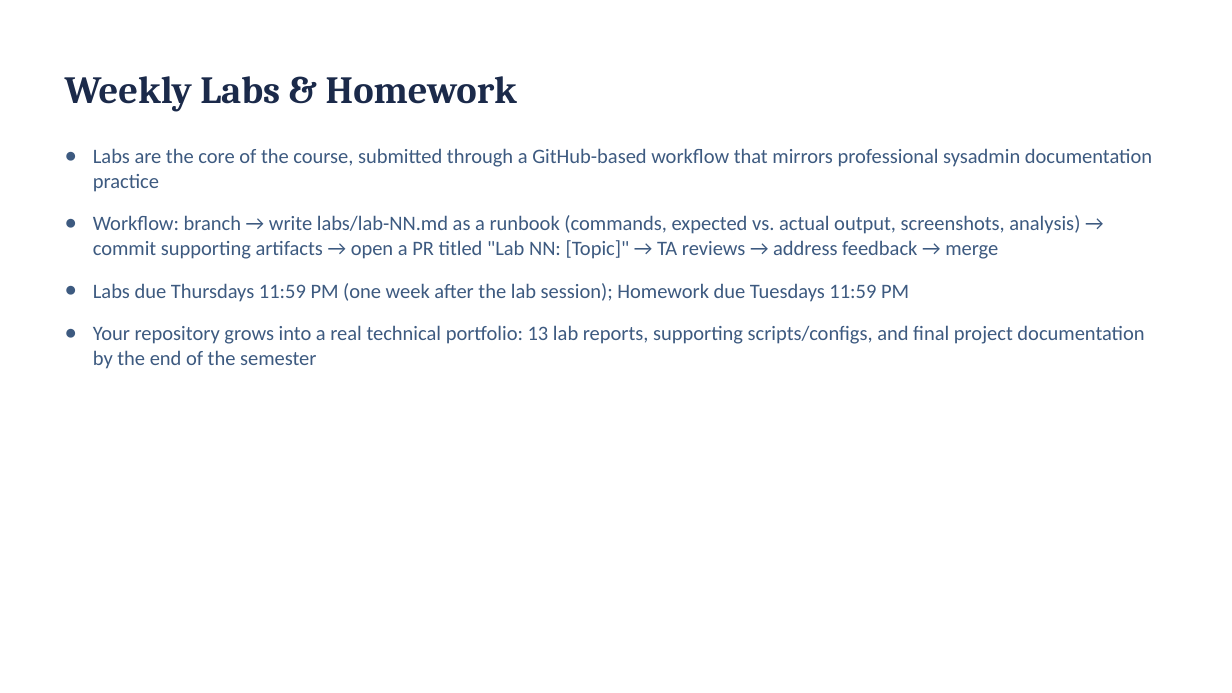
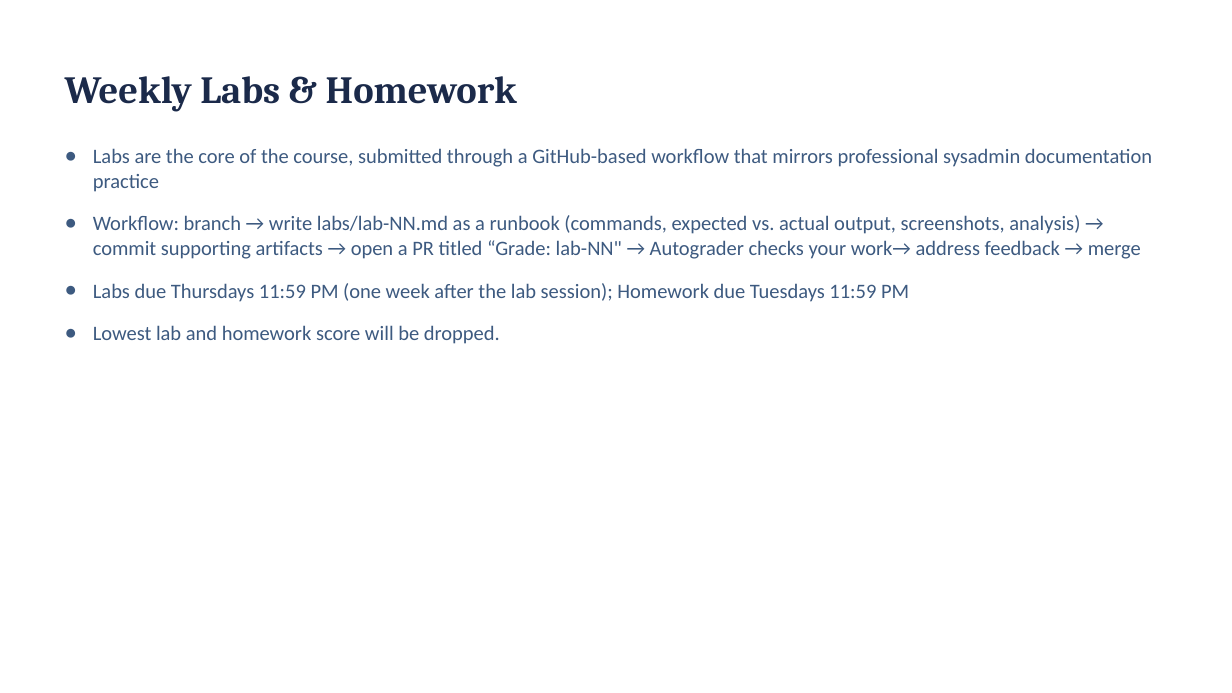
Before and after one commit to BYU-CYBER-444/byu-cyber-444.github.io, a slide deck: slide 11 of lectures/CYBER444_Week01_Introduction_and_Environment_Setup.pptx. Drawn at 1232x693 pixels with LibreOffice and Linux fonts; fonts in the diff are those of the drawing. Boxes give left, top, right and bottom in pixels: in the first picture for what was removed or moved away, otherwise in the second. Text is boxed around its words. In the diff, an @@ line names an element or a change of style, - is before the commit and + after.

Commit message:
lecture 1 update

```diff
--- a/lectures/CYBER444_Week01_Introduction_and_Environment_Setup.pptx
+++ b/lectures/CYBER444_Week01_Introduction_and_Environment_Setup.pptx
@@ text at bbox=[93, 215, 1141, 259]: text changed @@
-● Workflow: branch → write labs/lab-NN.md as a runbook (commands, expected vs. actual output, screenshots, analysis) → commit supporting artifacts → open a PR titled "Lab NN: [Topic]" → TA reviews → address feedback → merge
+● Workflow: branch → write labs/lab-NN.md as a runbook (commands, expected vs. actual output, screenshots, analysis) → commit supporting artifacts → open a PR titled “Grade: lab-NN" → Autograder checks your work→ address feedback → merge
@@ text at bbox=[93, 325, 500, 344]: text changed @@
-● Your repository grows into a real technical portfolio: 13 lab reports, supporting scripts/configs, and final project documentation by the end of the semester
+● Lowest lab and homework score will be dropped.
```
Also in this commit, not shown: 6 other slides changed, 5 slides added.
